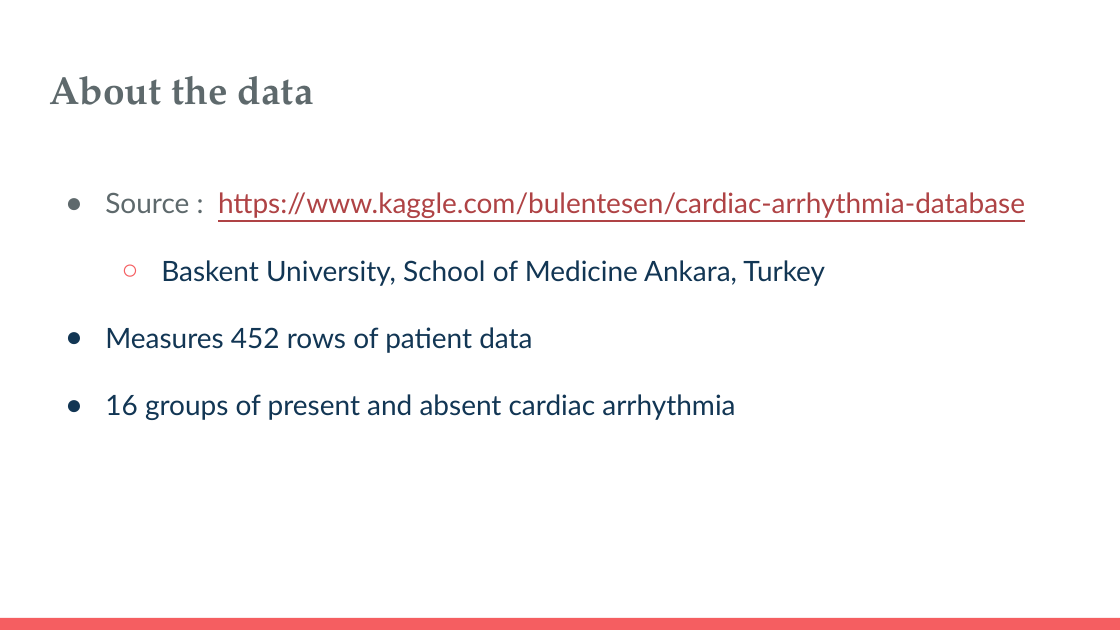
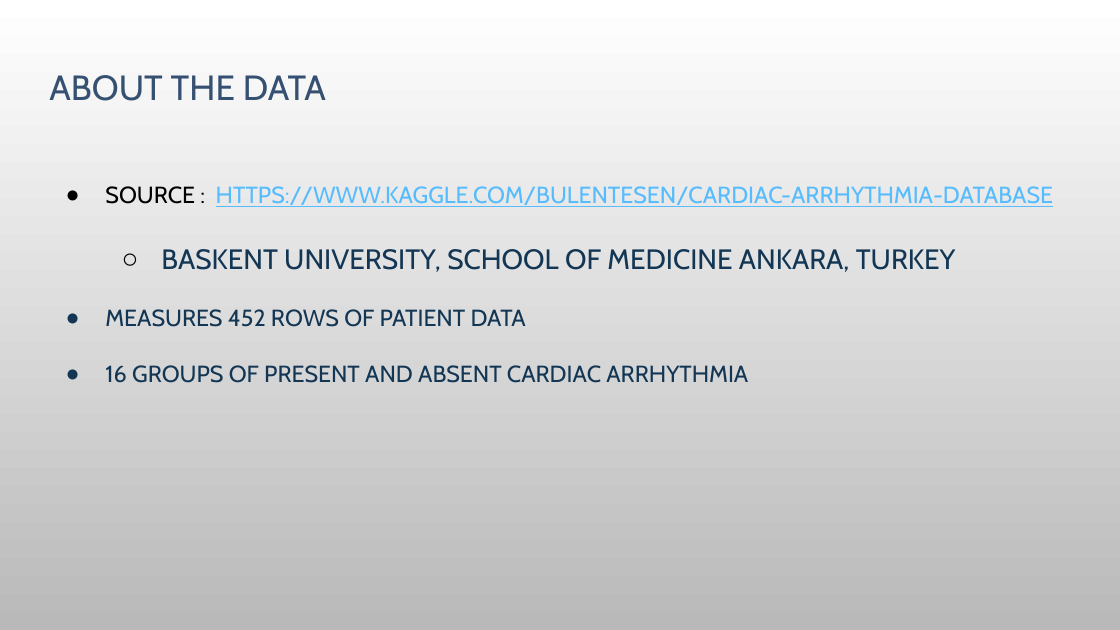
Before and after one commit to Almandiro/Rutgers_DS_Project_1, a slide deck: slide 4 of Correlative Signs of Atrial Fibrallation.pptx. Drawn at 1120x630 pixels with LibreOffice and Linux fonts; fonts in the diff are those of the drawing; background and template pictures are left out. Boxes give left, top, right and bottom in pixels: in the first picture for what was removed or moved away, otherwise in the second. Text is boxed around its words. In the diff, an @@ line names an element or a change of style, - is before the commit and + after.

```diff
--- a/Correlative Signs of Atrial Fibrallation.pptx
+++ b/Correlative Signs of Atrial Fibrallation.pptx
@@ background #FFFFFF to picture (left out) @@
@@ title at bbox=[49, 75, 326, 101]: text changed; size 25 to 22.5 pt; font TeX Gyre Pagella to Cabin; text colour #5E696C to #355071; bold off @@
-About the data
+ABOUT THE DATA
@@ text at bbox=[105, 186, 1053, 383]: text changed; size 18 to 15 pt; font Lato to Cabin @@
-● Source : https://www.kaggle.com/bulentesen/cardiac-arrhythmia-database
-  ○ Baskent University, School of Medicine Ankara, Turkey
-● Measures 452 rows of patient data
-● 16 groups of present and absent cardiac arrhythmia
+● SOURCE : HTTPS://WWW.KAGGLE.COM/BULENTESEN/CARDIAC-ARRHYTHMIA-DATABASE
+  ○ BASKENT UNIVERSITY, SCHOOL OF MEDICINE ANKARA, TURKEY
+● MEASURES 452 ROWS OF PATIENT DATA
+● 16 GROUPS OF PRESENT AND ABSENT CARDIAC ARRHYTHMIA
@@ rectangle removed at bbox=[0, 618, 1120, 630] @@
```
Also in this commit, not shown: 7 other slides changed.
